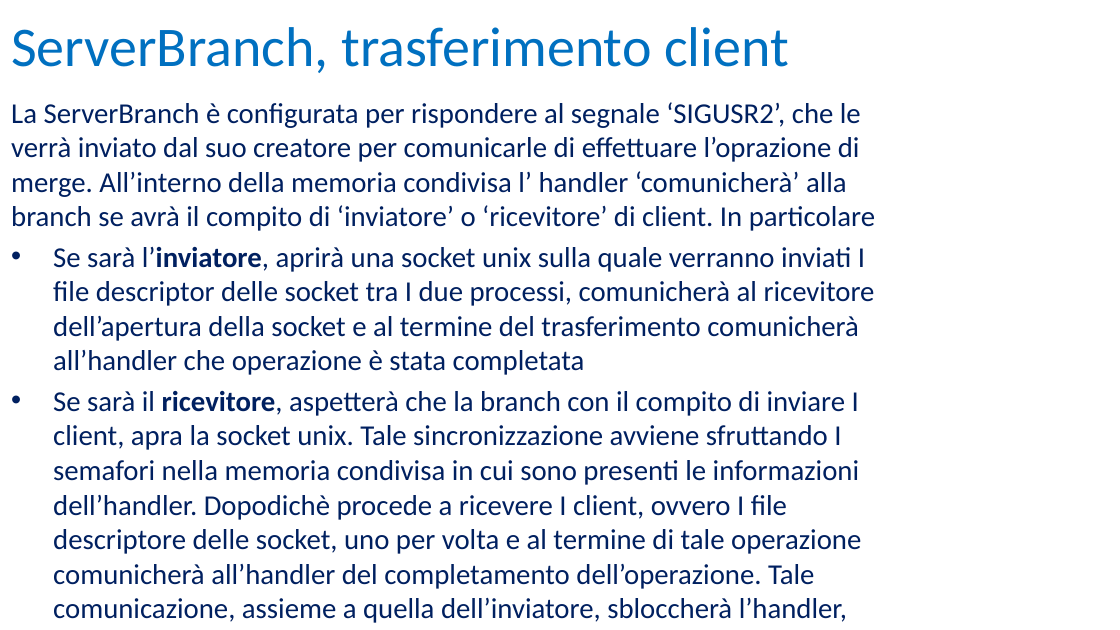
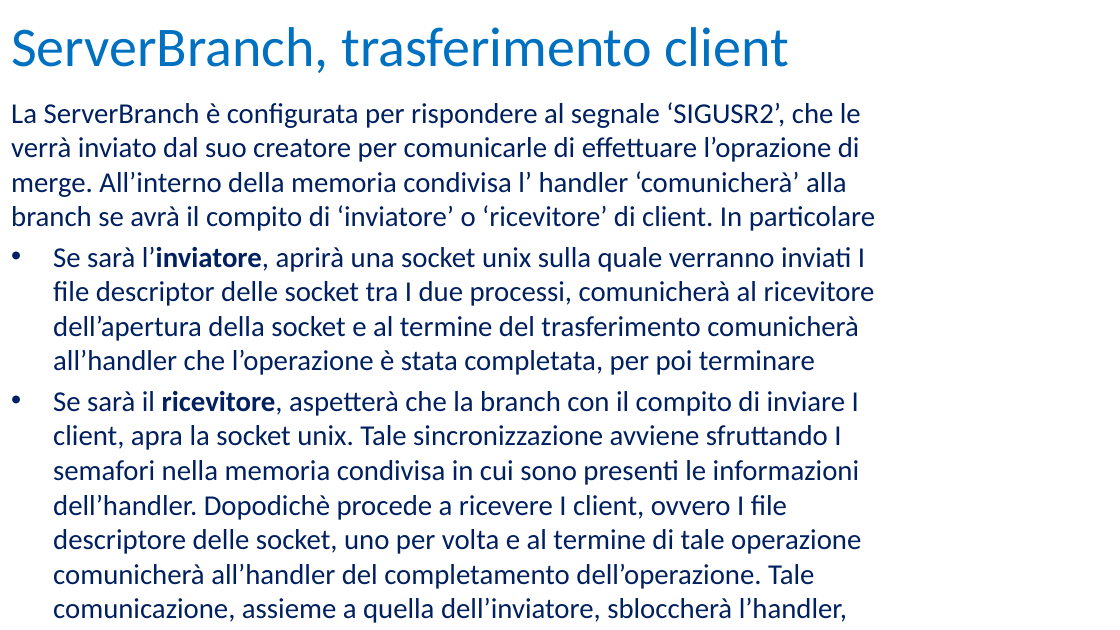
Before and after one commit to UltraLe/ServerWeb, a slide deck: slide 15 of RelazioneIIW.pptx. Drawn at 1120x630 pixels with LibreOffice and Linux fonts; fonts in the diff are those of the drawing; background and template pictures are left out. Boxes give left, top, right and bottom in pixels: in the first picture for what was removed or moved away, otherwise in the second. Text is boxed around its words. In the diff, an @@ line names an element or a change of style, - is before the commit and + after.

```diff
--- a/RelazioneIIW.pptx
+++ b/RelazioneIIW.pptx
@@ text at bbox=[53, 247, 875, 375]: text changed @@
-• Se sarà l’inviatore, aprirà una socket unix sulla quale verranno inviati I file descriptor delle socket tra I due processi, comunicherà al ricevitore dell’apertura della socket e al termine del trasferimento comunicherà all’handler che operazione è stata completata
+• Se sarà l’inviatore, aprirà una socket unix sulla quale verranno inviati I file descriptor delle socket tra I due processi, comunicherà al ricevitore dell’apertura della socket e al termine del trasferimento comunicherà all’handler che l’operazione è stata completata, per poi terminare
```
Also in this commit, not shown: 12 other slides changed.
